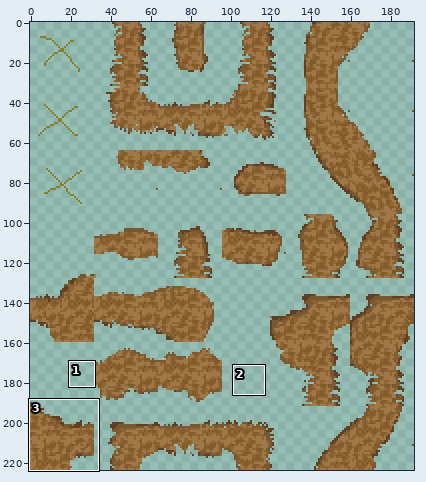
Two versions of one sprite sheet, data/maps/paths/paths.png. The picture above shows the old version from afar; the outline marks the close-up.
Close-up. Before the edit:
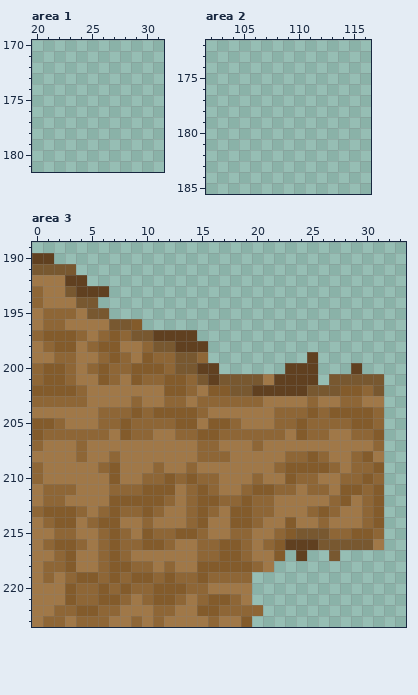
The file is 192x224 pixels. Shown: area 1: x 20..31, y 170..181; area 2: x 102..116, y 172..185; area 3: x 0..33, y 189..223. The commit also changed other parts of the picture, which this record leaves out.
Once edited:
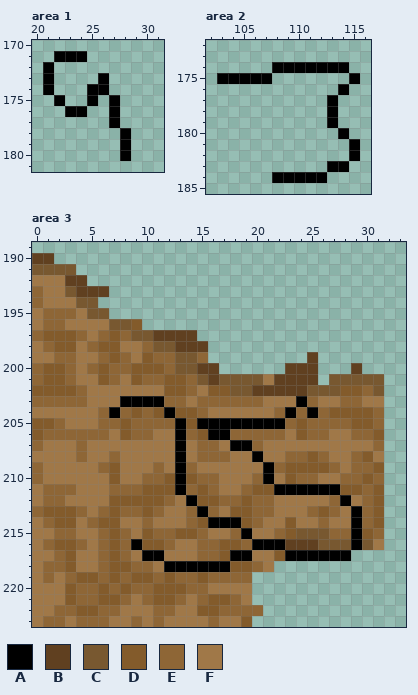
Palette (. is transparent): A #000000  B #604020  C #785830  D #835b2b  E #8e6636  F #a07848
Difference:
Area 1:
y 171: x 22..24 ... -> AAA
y 172: x 21 . -> A
y 173: x 21 . -> A; x 26 . -> A
y 174: x 21 . -> A; x 25..26 .. -> AA
y 175: x 22 . -> A; x 25 . -> A; x 27 . -> A
y 176: x 23..24 .. -> AA; x 27 . -> A
y 177: x 27 . -> A
y 178..180: x 28 . -> A
Area 2:
y 174: x 108..114 ....... -> AAAAAAA
y 175: x 103..107 ..... -> AAAAA; x 115 . -> A
y 176: x 114 . -> A
y 177..179: x 113 . -> A
y 180: x 114 . -> A
y 181..182: x 115 . -> A
y 183: x 113..114 .. -> AA
y 184: x 108..112 ..... -> AAAAA
Area 3:
y 203: x 8..11 FEFF -> AAAA; x 24 F -> A
y 204: x 7 E -> A; x 12 D -> A; x 23 E -> A; x 25 D -> A
y 205: x 13 D -> A; x 15..22 FDDEFFFE -> AAAAAAAA
y 206: x 13 E -> A; x 16..17 DE -> AA
y 207: x 13 F -> A; x 18..19 FF -> AA
y 208: x 13 F -> A; x 20 F -> A
y 209: x 13 F -> A; x 21 F -> A
y 210: x 13 E -> A; x 21 F -> A
y 211: x 13 F -> A; x 22..27 EEFEEF -> AAAAAA
y 212: x 14 E -> A; x 28 D -> A
y 213: x 15 D -> A; x 29 F -> A
y 214: x 16..18 FFD -> AAA; x 29 F -> A
y 215: x 19 E -> A; x 29 D -> A
y 216: x 9 E -> A; x 20..22 FED -> AAA; x 29 C -> A
y 217: x 10..11 FF -> AA; x 18..19 DE -> AA; x 23..28 .B..C. -> AAAAAA
y 218: x 12..17 EFFDDD -> AAAAAA
